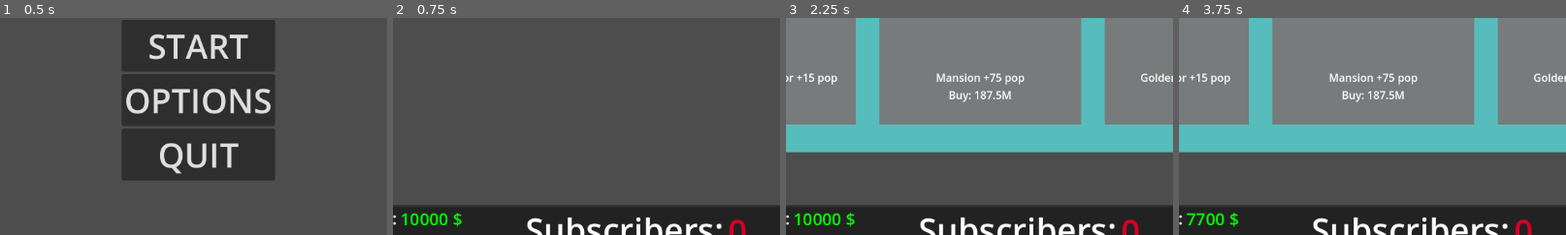
Above: before the commit, frames 1-4 (left to right).
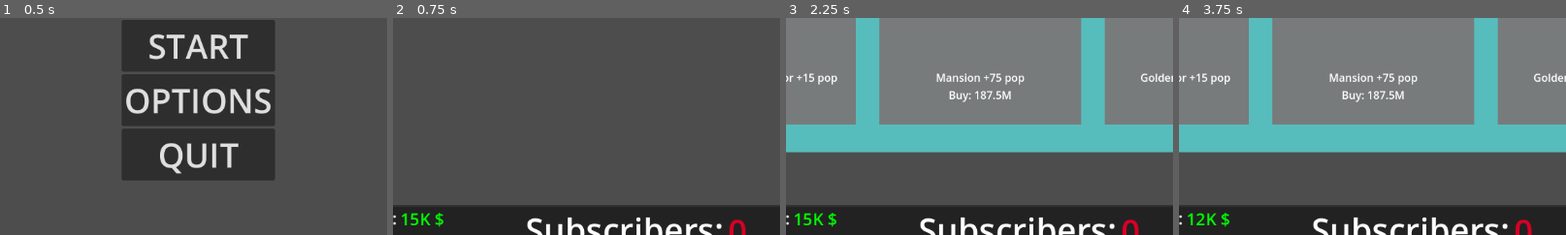
Above: after the commit, the same moments.

Repository: SanderCBraathen/youtube_game
Game: Godot game, scene res://main_menu.tscn
The game is run twice, just before and just after one commit, with the same random seed, the same clock (stepped at 60 frames per second) and the same inputs.
Inputs:
- Up to frame 1 (0.5 s): no input
- Up to frame 2 (0.75 s): click "START" at 0.5 s
- Up to frame 3 (2.25 s): click "Post Video" at 1.25 s; click "SHOP" at 2 s
- Up to frame 4 (3.75 s): click "Rent 2 Story Apartment" at 2.75 s; click "Buy Toyuto Leak" at 3.5 s
The pictures show only the part of the screen within x 24-74%, y 31-81%; the shares and areas given below are measured in that part.

Frame 1 is identical in both runs. In frame 2, 0.4% of the frame differs, in the area x 4-18%, y 89-97%; in frame 3, 0.4%; in frame 4, 0.5%, in the area x 2-16%, y 89-97%.

Commit message:
Update InterfaceManager.gd

Diff:
--- a/InterfaceManager.gd
+++ b/InterfaceManager.gd
@@ -12,7 +12,7 @@
 
 #Variables
 var monetized = false
-var money = 10000
+var money = 15000
 var subscribers = 0
 var views = 0
 var vids = 0
@@ -45,7 +45,6 @@
 	monetize_status.text = "Not Monetized"
 	payduedate_amount = 30
 
-
 # Called every frame. 'delta' is the elapsed time since the previous frame.
 func _process(delta):
 	total_vids.text = str(vids)
@@ -63,7 +62,12 @@
 	else:
 		subs_ui.text = str(subscribers)
 
-	money_ui.text = str(money) + " $"
+	if money >= 1000000:
+		money_ui.text = str(money / 100000) + "M" + " $"
+	elif money >= 10000:
+		money_ui.text = str(money / 1000) + "K" + " $"
+	else:
+		money_ui.text = str(money) + " $"
 	total_earnings.text = str(earnings) + " $"
 	payduedate.text = str(payduedate_amount)
 
